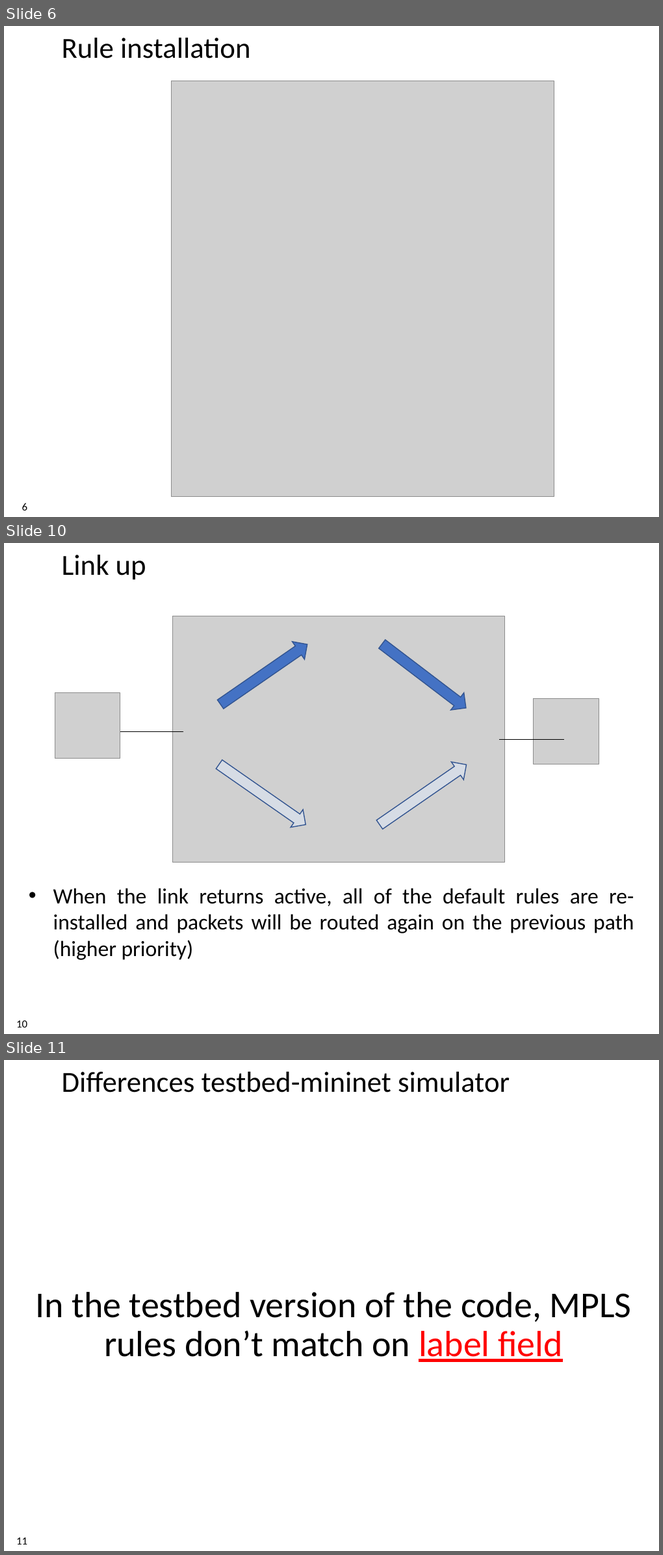
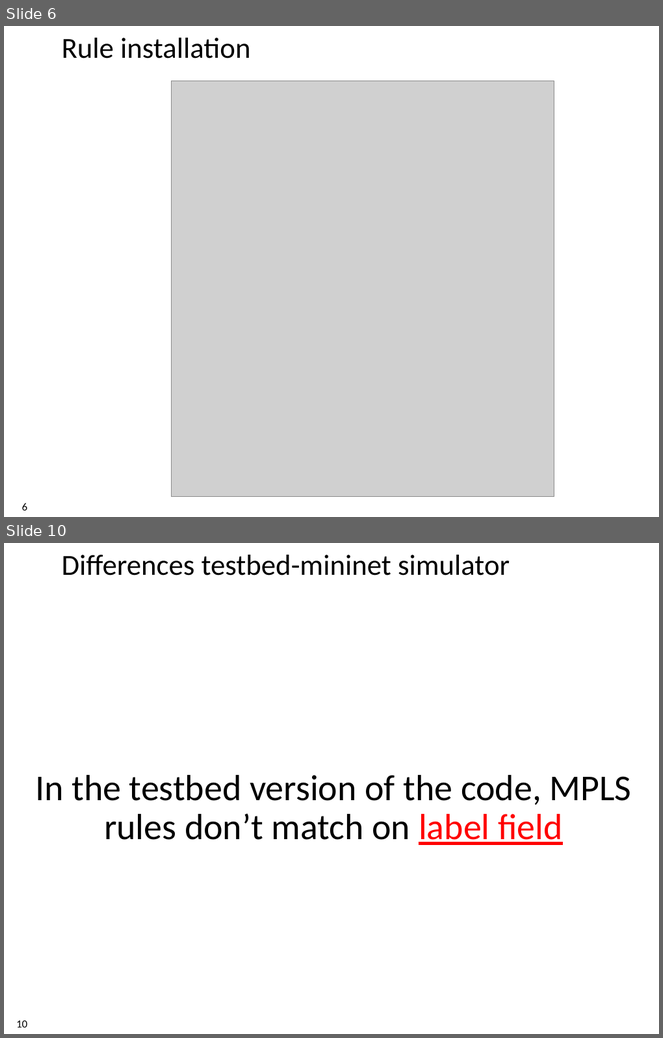
Before and after one commit to xdl907/switching-and-routing-project, a slide deck: template_project_exam__1_.pptx. Shown one above the other, each under a label of ours: slides 6, 10 and 11 before the commit, slides 6 and 10 after it; the slides between them are not shown. The pictures are 663x1555 and 663x1038 pixels, drawn with LibreOffice and Linux fonts; fonts in the diff are those of the drawing; grey boxes stand for pictures; background and template pictures are left out. Boxes give left, top, right and bottom in pixels: in the first picture for what was removed or moved away, otherwise in the second. Text is boxed around its words. In the diff, an @@ line names an element or a change of style, - is before the commit and + after.

```diff
--- a/template_project_exam__1_.pptx
+++ b/template_project_exam__1_.pptx
@@ slide 10 removed at [4,543,659,1034], background #FFFFFF @@
@@ title removed at [62,555,146,580] @@
-Link up
@@ picture removed at [172,616,504,863] @@
@@ down arrow removed at [214,635,313,713] @@
@@ down arrow removed at [376,636,473,717] @@
@@ picture removed at [55,693,120,759] @@
@@ picture removed at [533,699,599,765] @@
@@ line removed from (87, 731) to (183, 731) @@
@@ down arrow removed at [213,756,312,834] @@
@@ down arrow removed at [373,756,473,834] @@
@@ line removed from (499, 739) to (564, 739) @@
@@ text removed at [53,888,634,960] @@
-• When the link returns active, all of the default rules are re-installed and packets will be routed again on the previous path (higher priority)
@@ page number removed at [16,1021,27,1028] @@
-10
@@ what was slide 11 is now slide 10 @@
@@ page number at [16,1021,27,1028]: text changed @@
-11
+10
```
Also in this commit, not shown: 3 slides changed.
